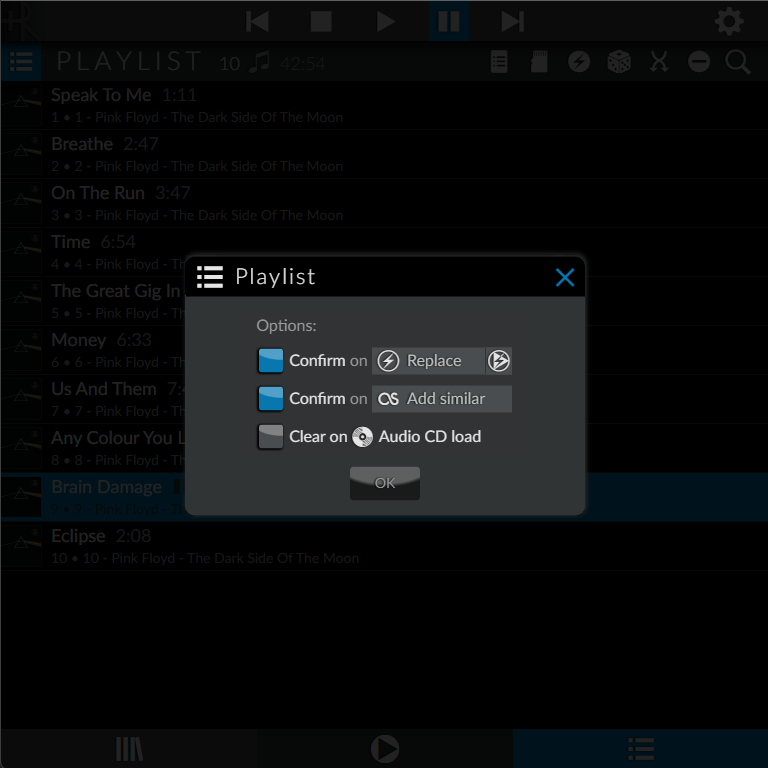
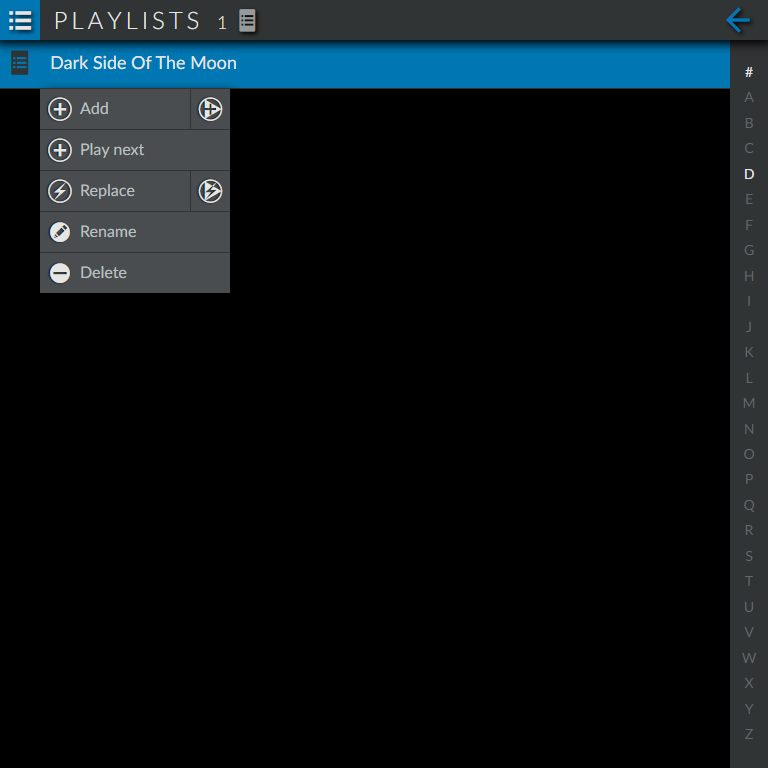
Comparing the layer stacks of the two 768 x 768 images. Changes:
showed "Layer 24" over [0, 0, 768, 768]
painted on "Layer 28" over [0, 41, 768, 79]
showed "Layer 27", painted on it over [0, 0, 768, 768]
hid "from Library" over [237, 338, 524, 442]
hid "Layer 22" over [0, 0, 768, 768]
hid "Save current Playlist", painted on it over [10, 47, 745, 508]
added layer "Layer 13 copy" (60%) above "Layer 13" over [0, 0, 768, 768]
hid "Layer 13" over [0, 40, 768, 768]
painted on "Layer 30" over [396, 0, 757, 36]
